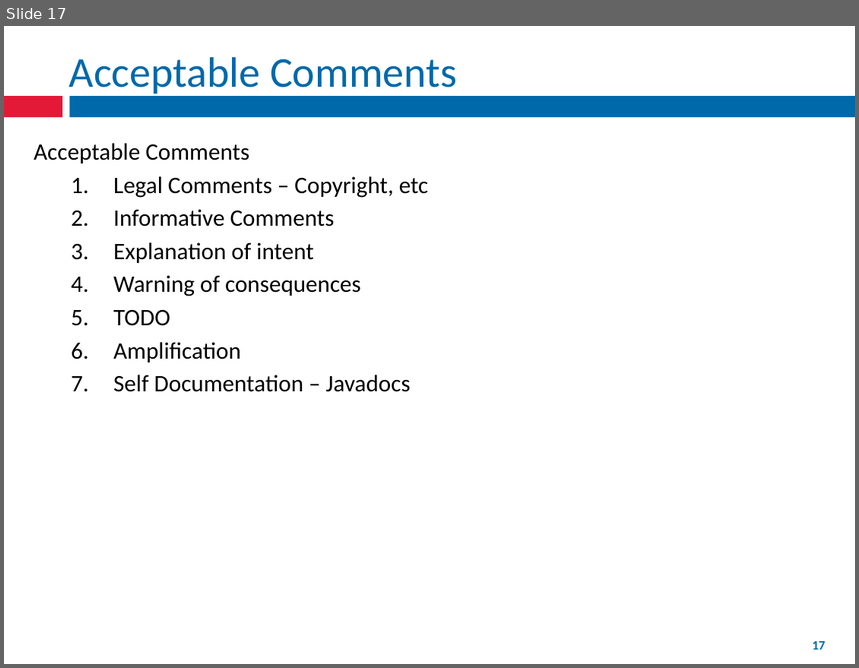
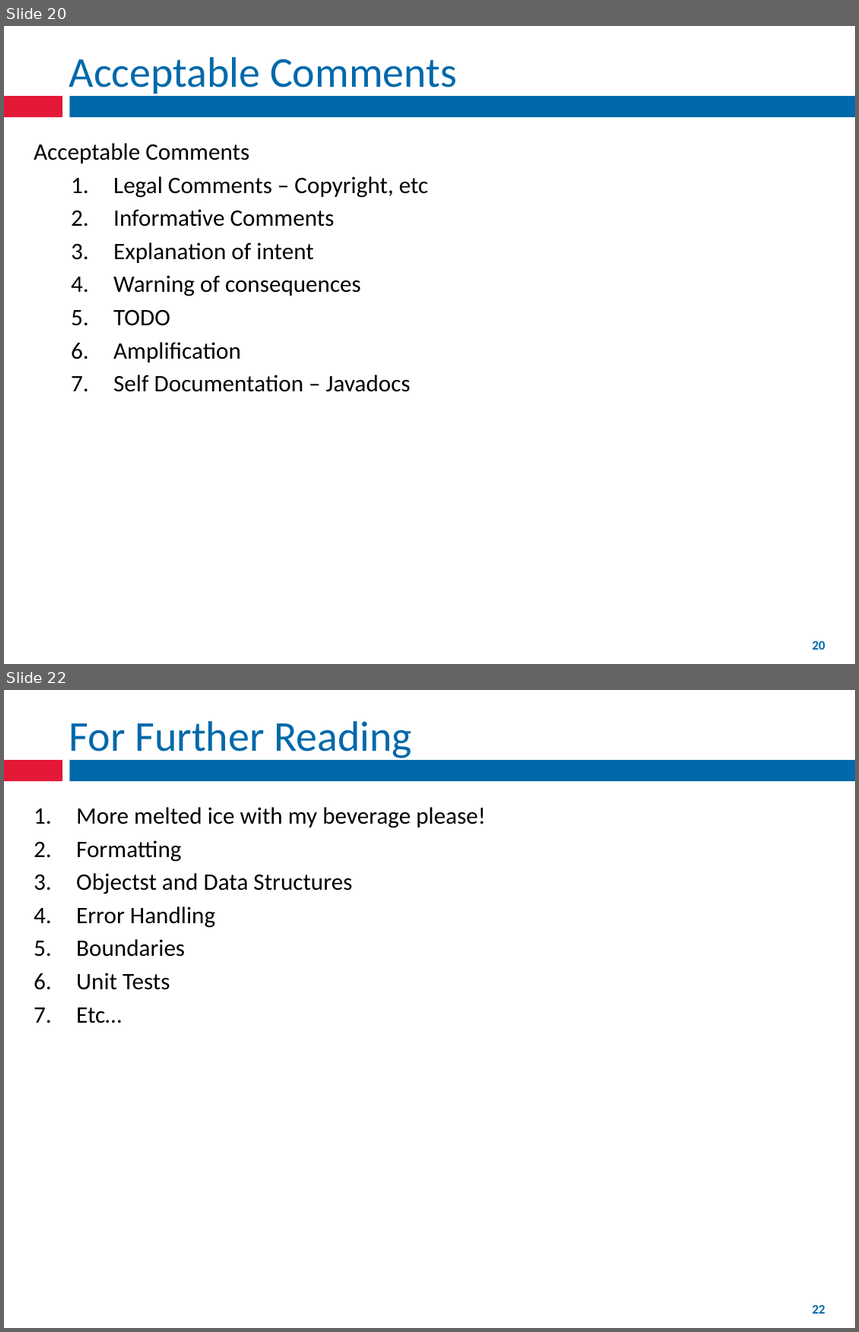
Before and after one commit to fernandozamoraj/Clean-Code-Presentation, a slide deck: Short Presentation/Clean Code.pptx. Shown one above the other, each under a label of ours: slide 17 before the commit, slides 20 and 22 after it; the slides between them are not shown. The pictures are 859x668 and 859x1332 pixels, drawn with LibreOffice and Linux fonts; fonts in the diff are those of the drawing. Boxes give left, top, right and bottom in pixels: in the first picture for what was removed or moved away, otherwise in the second. Text is boxed around its words. In the diff, an @@ line names an element or a change of style, - is before the commit and + after.

```diff
--- a/Short Presentation/Clean Code.pptx
+++ b/Short Presentation/Clean Code.pptx
@@ slide 22 added at (4, 690, 855, 1328), background #FFFFFF; not listed: 3 template elements that a slide beside it also shows @@
@@ title added at (69, 721, 412, 761), 36 pt, text #0069AA @@
+For Further Reading
@@ text added at (76, 807, 486, 1024), 20 pt, text #000000 @@
+1. More melted ice with my beverage please!
+2. Formatting
+3. Objectst and Data Structures
+4. Error Handling
+5. Boundaries
+6. Unit Tests
+7. Etc…
@@ rectangle added at (238, 1300, 621, 1322), fill #FFFFFF, outline #FFFFFF 2 pt @@
@@ what was slide 17 is now slide 20 @@
@@ page number at (813, 641, 826, 650): text changed @@
-17
+20
```
Also in this commit, not shown: 2 slides changed, 4 other slides added.
